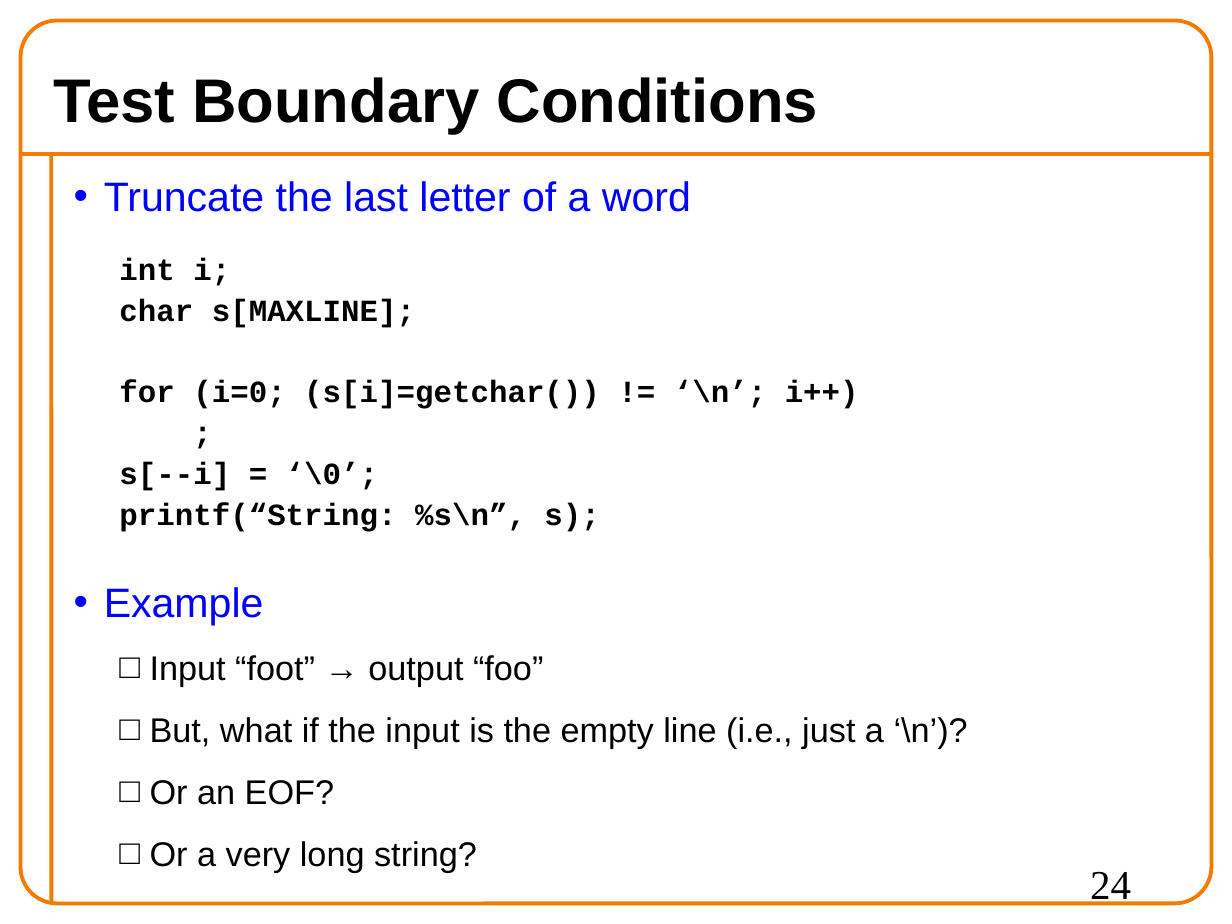
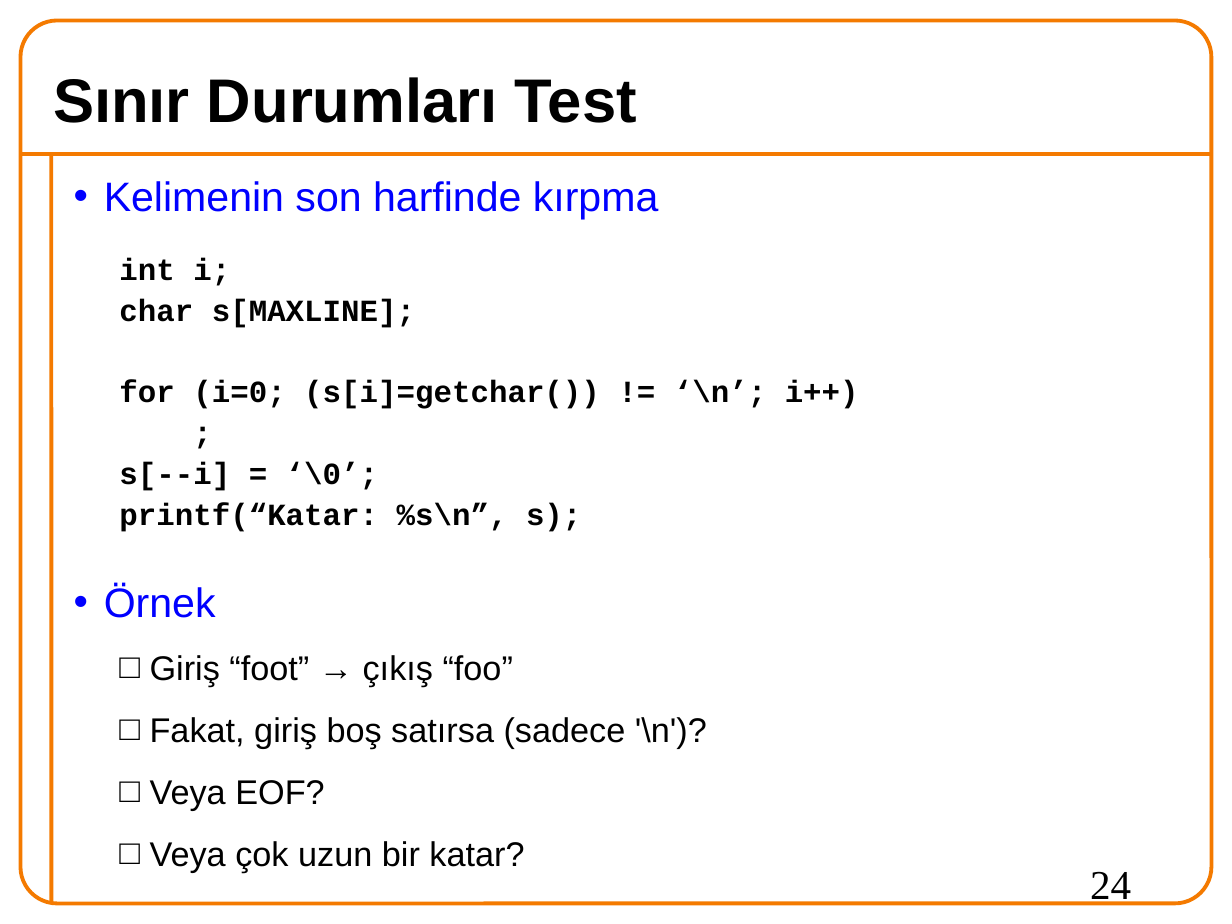
Before and after one commit to 19ceng/ceng201pro, a slide deck: slide 24 of 05test.odp. Drawn at 1232x924 pixels with LibreOffice and Linux fonts; fonts in the diff are those of the drawing; background and template pictures are left out. Boxes give left, top, right and bottom in pixels: in the first picture for what was removed or moved away, otherwise in the second. Text is boxed around its words. In the diff, an @@ line names an element or a change of style, - is before the commit and + after.

Commit message:
test:OK

```diff
--- a/05test.odp
+++ b/05test.odp
@@ title at [53,77,637,123]: text changed @@
-Test Boundary Conditions
+Sınır Durumları Test
@@ text at [104,181,659,219]: text changed @@
-• Truncate the last letter of a word
+• Kelimenin son harfinde kırpma
@@ text at [104,502,707,872]: text changed @@
-  printf(“String: %s\n”, s);
-• Example
-  □ Input “foot” → output “foo”
-  □ But, what if the input is the empty line (i.e., just a ‘\n’)?
-  □ Or an EOF?
-  □ Or a very long string?
+  printf(“Katar: %s\n”, s);
+• Örnek
+  □ Giriş “foot” → çıkış “foo”
+  □ Fakat, giriş boş satırsa (sadece '\n')?
+  □ Veya EOF?
+  □ Veya çok uzun bir katar?
```
Also in this commit, not shown: 3 other slides changed, 9 slides added, 9 slides removed.
